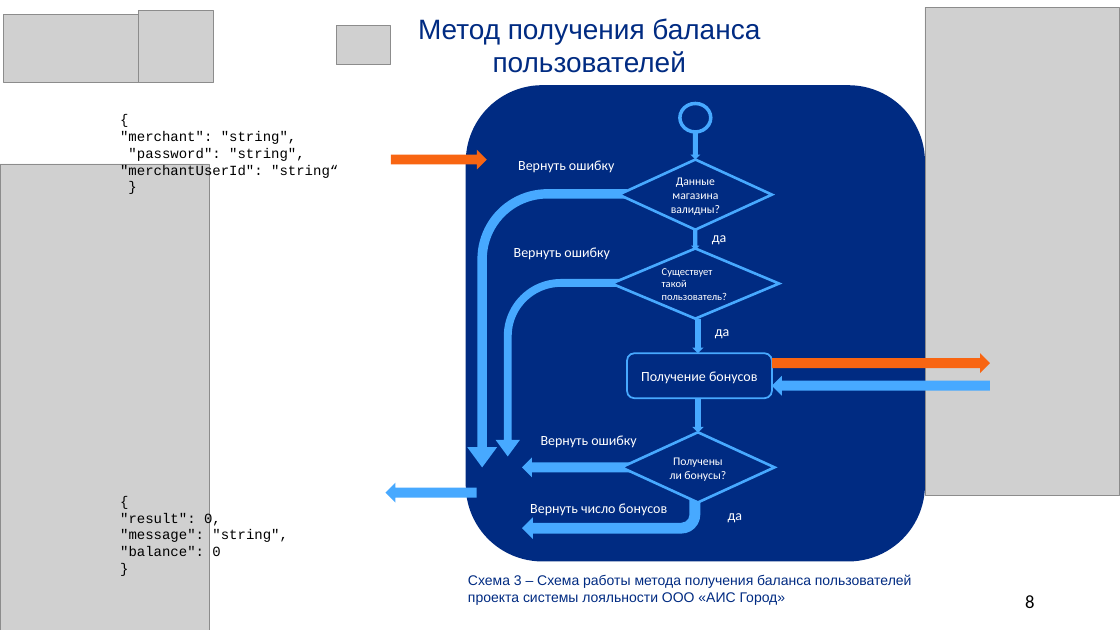
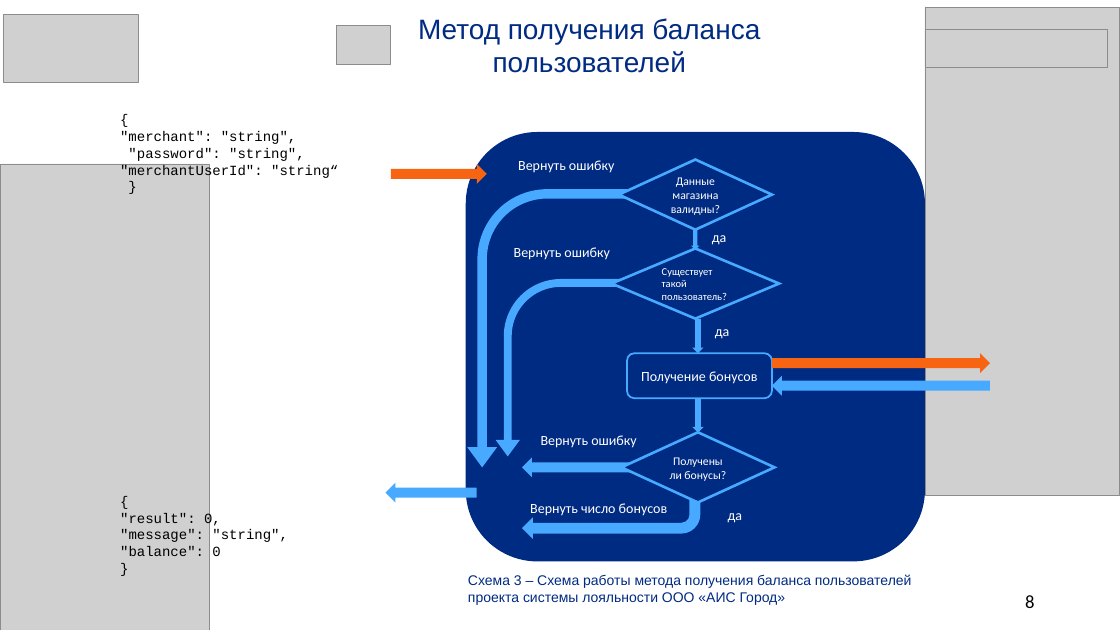
Before and after one commit to SalminaTatyana/DiplomNote, a slide deck: slide 8 of Иванова.pptx. Drawn at 1120x630 pixels with LibreOffice and Linux fonts; fonts in the diff are those of the drawing; grey boxes stand for pictures. Boxes give left, top, right and bottom in pixels: in the first picture for what was removed or moved away, otherwise in the second. Text is boxed around its words. In the diff, an @@ line names an element or a change of style, - is before the commit and + after.

```diff
--- a/Иванова.pptx
+++ b/Иванова.pptx
@@ picture removed at (139, 10, 213, 82) @@
@@ picture added at (925, 30, 1107, 67) @@
@@ ellipse removed at (680, 103, 711, 132) @@
@@ rounded rectangle: place and size @@
-rounded rectangle at (465, 85, 925, 561)
+rounded rectangle at (465, 132, 925, 561)
@@ right arrow removed at (690, 132, 700, 160) @@
@@ right arrow: place and size @@
-right arrow at (391, 150, 486, 170)
+right arrow at (391, 164, 486, 184)
```
Also in this commit, not shown: 16 other slides changed.
